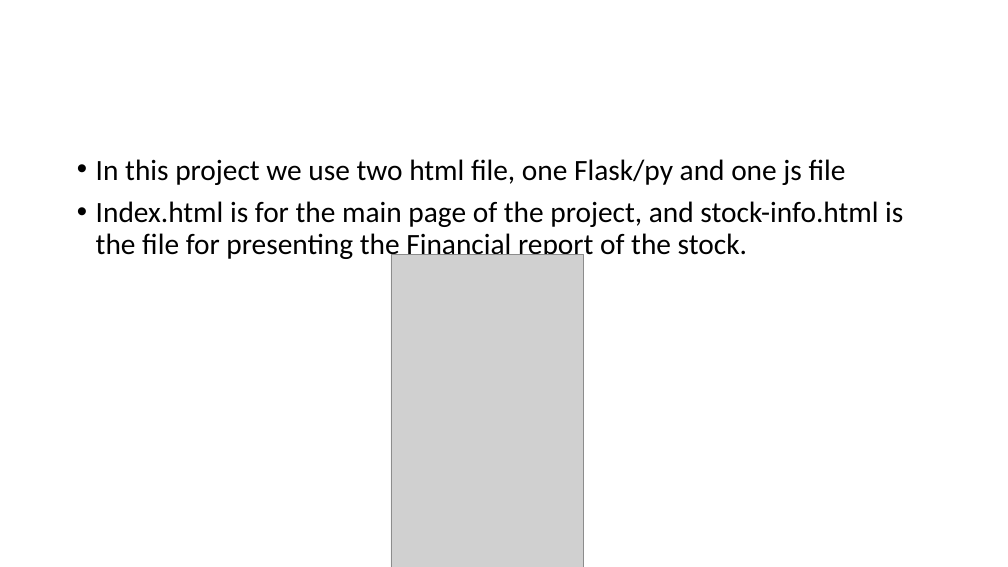
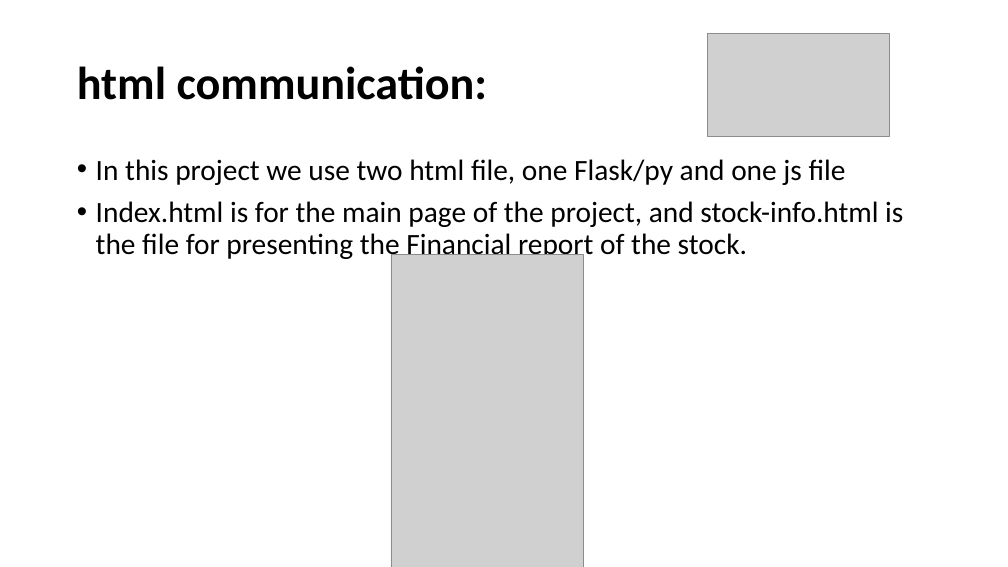
Before and after one commit to ahmadfarouk/FinalProject, a slide deck: slide 7 of Presentation.pptx. Drawn at 1008x567 pixels with LibreOffice and Linux fonts; fonts in the diff are those of the drawing; grey boxes stand for pictures. Boxes give left, top, right and bottom in pixels: in the first picture for what was removed or moved away, otherwise in the second. Text is boxed around its words. In the diff, an @@ line names an element or a change of style, - is before the commit and + after.

```diff
--- a/Presentation.pptx
+++ b/Presentation.pptx
@@ picture added at <box>707,33,889,136</box> @@
@@ title added at <box>77,66,488,100</box>, 44 pt, text #000000, bold @@
+html communication:
```
Also in this commit, not shown: 6 other slides changed, 2 slides added, 1 slide removed.
